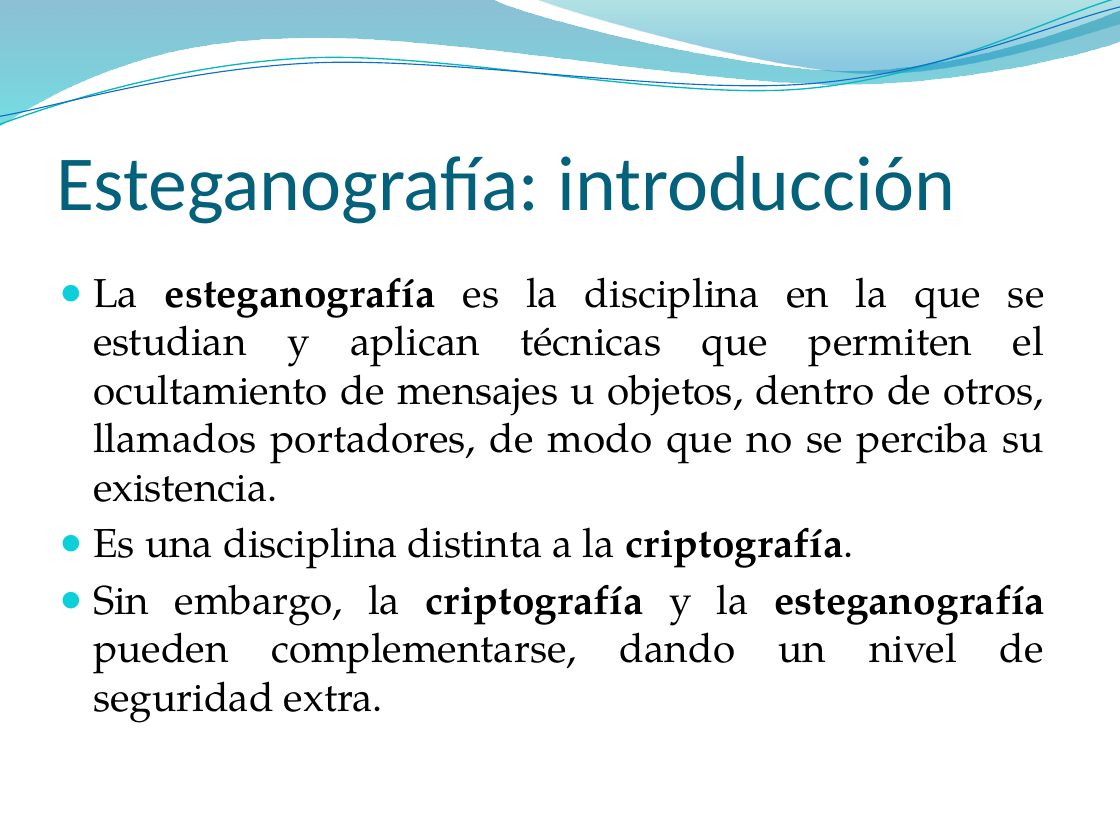
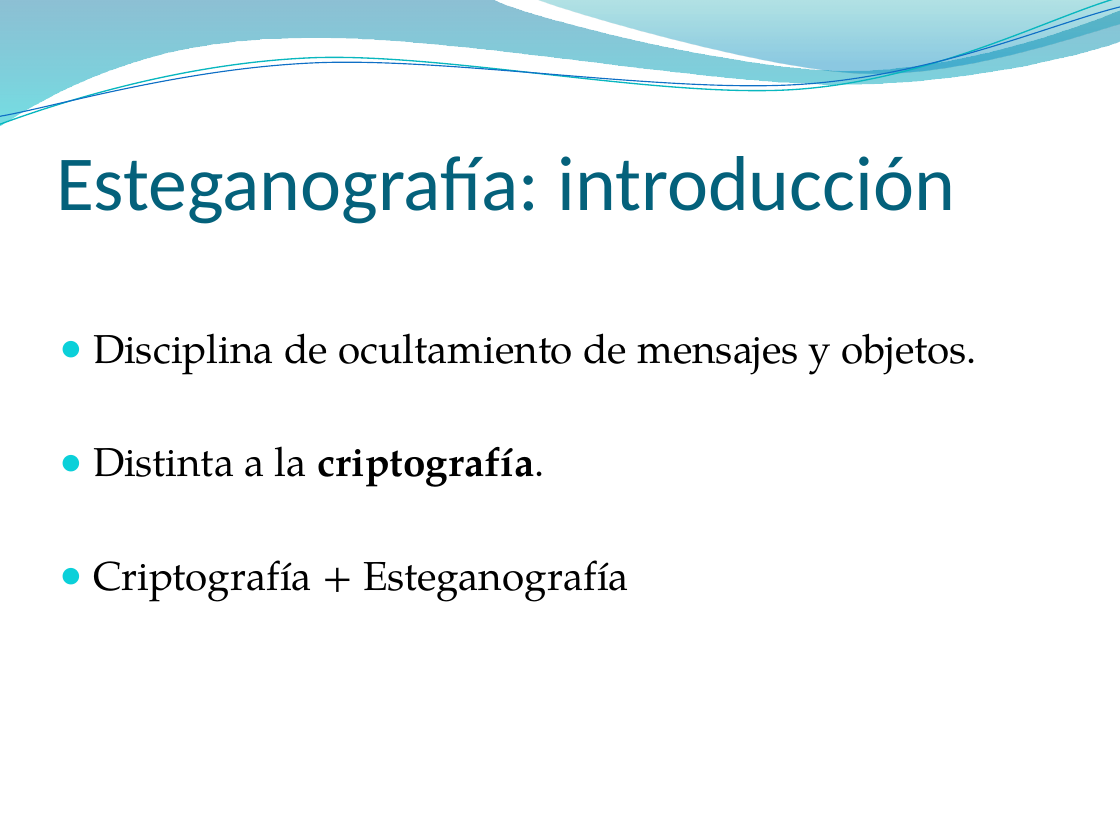
Before and after one commit to pasruiben/esteganografia-criptografia, a slide deck: slide 4 of doc/Ocultar datos en archivos de sonido.pptx (slide 3 before the commit). Drawn at 1120x840 pixels with LibreOffice and Linux fonts; fonts in the diff are those of the drawing; background and template pictures are left out. Boxes give left, top, right and bottom in pixels: in the first picture for what was removed or moved away, otherwise in the second. Text is boxed around its words. In the diff, an @@ line names an element or a change of style, - is before the commit and + after.

```diff
--- a/doc/Ocultar datos en archivos de sonido.pptx
+++ b/doc/Ocultar datos en archivos de sonido.pptx
@@ text at [93, 333, 976, 602]: text changed @@
-● La esteganografía es la disciplina en la que se estudian y aplican técnicas que permiten el ocultamiento de mensajes u objetos, dentro de otros, llamados portadores, de modo que no se perciba su existencia.
-● Es una disciplina distinta a la criptografía.
-● Sin embargo, la criptografía y la esteganografía pueden complementarse, dando un nivel de seguridad extra.
+● Disciplina de ocultamiento de mensajes y objetos.
+● Distinta a la criptografía.
+● Criptografía + Esteganografía
```
Also in this commit, not shown: 16 other slides changed, 21 slides added.
